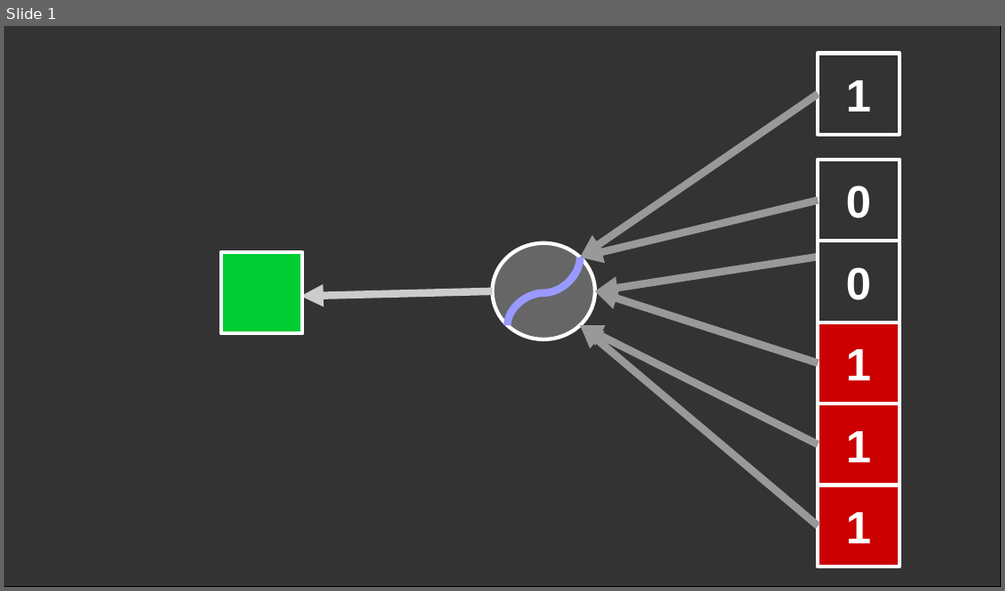
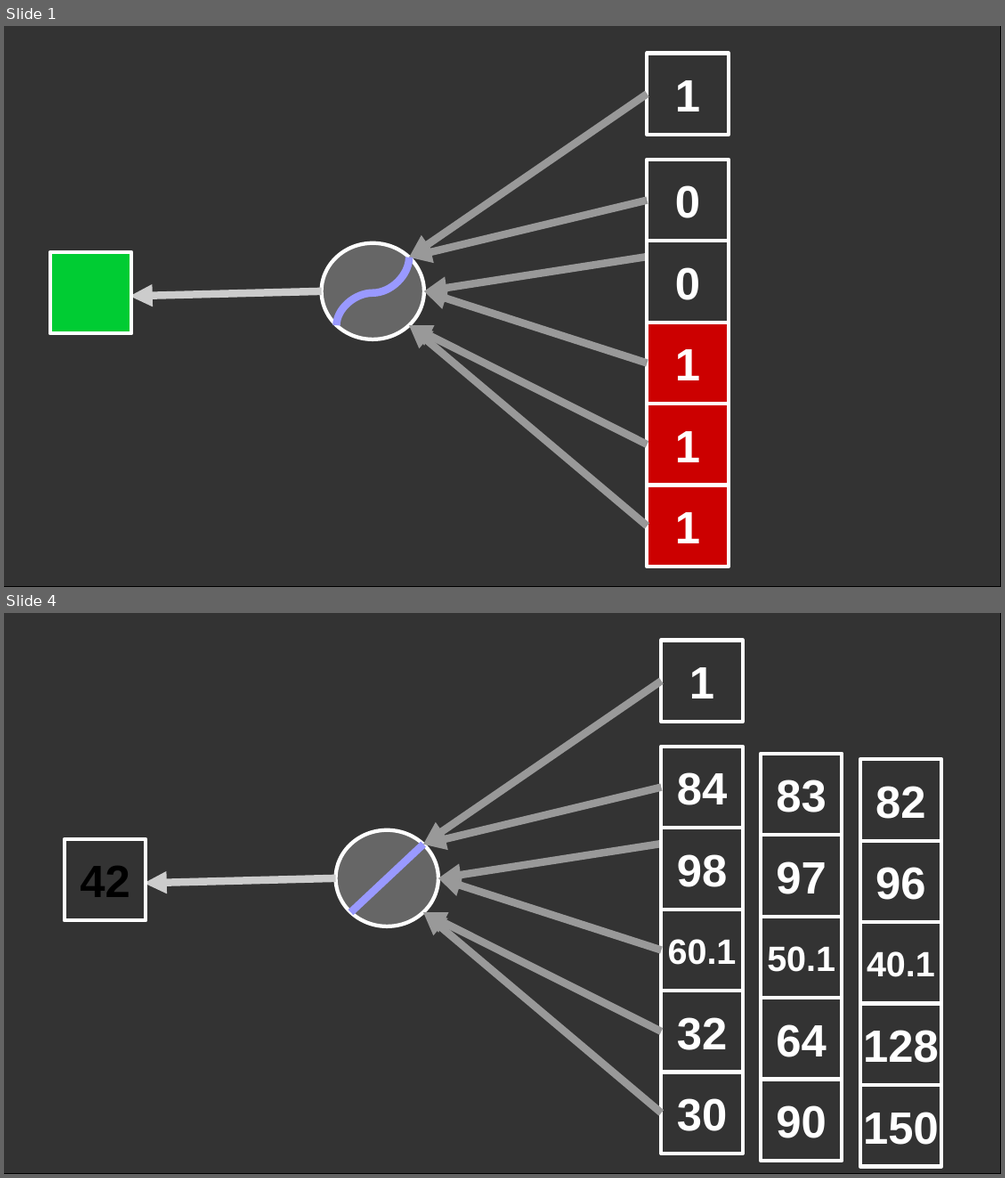
Before and after one commit to totalgood/talks, a slide deck: image/neural-nets-demystified.odp. Shown one above the other, each under a label of ours: slide 1 before the commit, slides 1 and 4 after it; the slides between them are not shown. The pictures are 1005x591 and 1005x1178 pixels, drawn with LibreOffice and Linux fonts; fonts in the diff are those of the drawing. Boxes give left, top, right and bottom in pixels: in the first picture for what was removed or moved away, otherwise in the second. Text is boxed around its words. In the diff, an @@ line names an element or a change of style, - is before the commit and + after.

```diff
--- a/image/neural-nets-demystified.odp
+++ b/image/neural-nets-demystified.odp
@@ slide 4 added at (4, 613, 1001, 1174), background #FFFFFF; not listed: 1 template element that a slide beside it also shows @@
@@ rectangle added at (662, 640, 743, 722), fill #333333, outline #FFFFFF 3 pt, 36 pt, text #FFFFFF, bold @@
+1
@@ arrow added from (662, 681) to (424, 844), #999999 6.01 pt @@
@@ rectangle added at (662, 747, 743, 828), fill #333333, outline #FFFFFF 3 pt, 36 pt, text #FFFFFF, bold @@
+84
@@ rectangle added at (761, 754, 842, 835), fill #333333, outline #FFFFFF 3 pt, 36 pt, text #FFFFFF, bold @@
+83
@@ rectangle added at (860, 760, 942, 841), fill #333333, outline #FFFFFF 3 pt, 36 pt, text #FFFFFF, bold @@
+82
@@ arrow added from (662, 787) to (424, 844), #999999 6.01 pt @@
@@ rectangle added at (65, 839, 146, 921), outline #FFFFFF 3 pt, 36 pt, text #000000, bold @@
+42
@@ ellipse added at (336, 830, 439, 926), fill #666666, outline #FFFFFF 3 pt @@
@@ line added from (350, 912) to (424, 844), #9999FF 6.01 pt @@
@@ arrow added from (662, 844) to (438, 878), #999999 6.01 pt @@
@@ rectangle added at (662, 828, 743, 909), fill #333333, outline #FFFFFF 3 pt, 36 pt, text #FFFFFF, bold @@
+98
@@ rectangle added at (761, 835, 842, 916), fill #333333, outline #FFFFFF 3 pt, 36 pt, text #FFFFFF, bold @@
+97
@@ rectangle added at (860, 841, 942, 923), fill #333333, outline #FFFFFF 3 pt, 36 pt, text #FFFFFF, bold @@
+96
@@ arrow added from (336, 878) to (145, 884), #CCCCCC 6.01 pt @@
@@ arrow added from (662, 950) to (438, 878), #999999 6.01 pt @@
@@ arrow added from (662, 1113) to (424, 912), #999999 6.01 pt @@
@@ arrow added from (662, 1032) to (424, 912), #999999 6.01 pt @@
@@ rectangle added at (662, 909, 743, 991), outline #FFFFFF 3 pt, 28 pt, text #FFFFFF, bold @@
+60.1
@@ rectangle added at (761, 916, 842, 997), outline #FFFFFF 3 pt, 28 pt, text #FFFFFF, bold @@
+50.1
@@ rectangle added at (860, 923, 942, 1004), outline #FFFFFF 3 pt, 28 pt, text #FFFFFF, bold @@
+40.1
@@ rectangle added at (662, 991, 743, 1072), fill #333333, outline #FFFFFF 3 pt @@
@@ rectangle added at (662, 991, 743, 1072), outline #FFFFFF 3 pt, 36 pt, text #FFFFFF, bold @@
+32
@@ rectangle added at (761, 997, 842, 1078), fill #333333, outline #FFFFFF 3 pt @@
@@ rectangle added at (761, 997, 842, 1078), outline #FFFFFF 3 pt, 36 pt, text #FFFFFF, bold @@
+64
@@ rectangle added at (860, 1004, 942, 1086), fill #333333, outline #FFFFFF 3 pt @@
@@ rectangle added at (860, 1004, 942, 1086), outline #FFFFFF 3 pt, 36 pt, text #FFFFFF, bold @@
+128
@@ rectangle added at (662, 1072, 743, 1154), outline #FFFFFF 3 pt, 36 pt, text #FFFFFF, bold @@
+30
@@ rectangle added at (761, 1078, 842, 1160), outline #FFFFFF 3 pt, 36 pt, text #FFFFFF, bold @@
+90
@@ rectangle added at (860, 1086, 942, 1167), outline #FFFFFF 3 pt, 36 pt, text #FFFFFF, bold @@
+150
@@ slide 1 changed as well @@
@@ 7 rectangles, 7 arrows, 1 ellipse, 1 curved line: place and size @@
-7 rectangles, 7 arrows, 1 ellipse, 1 curved line at (221, 53, 899, 567)
+7 rectangles, 7 arrows, 1 ellipse, 1 curved line at (50, 53, 728, 567)
```
Also in this commit, not shown: 2 other slides added, 2 other files.
